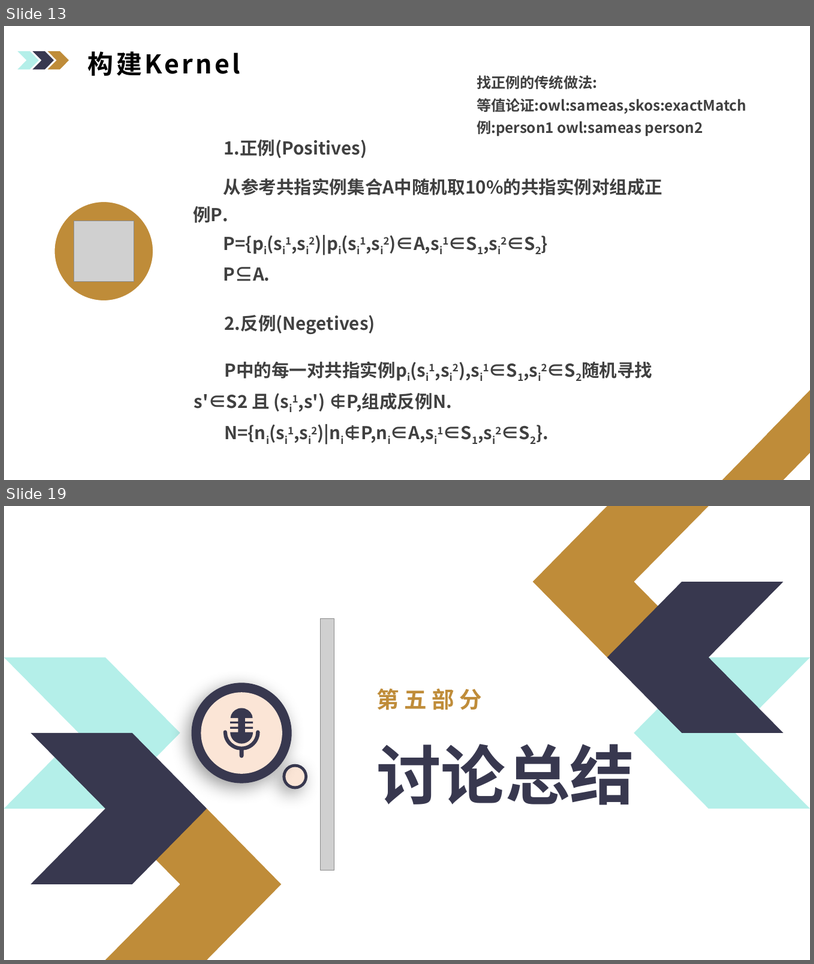
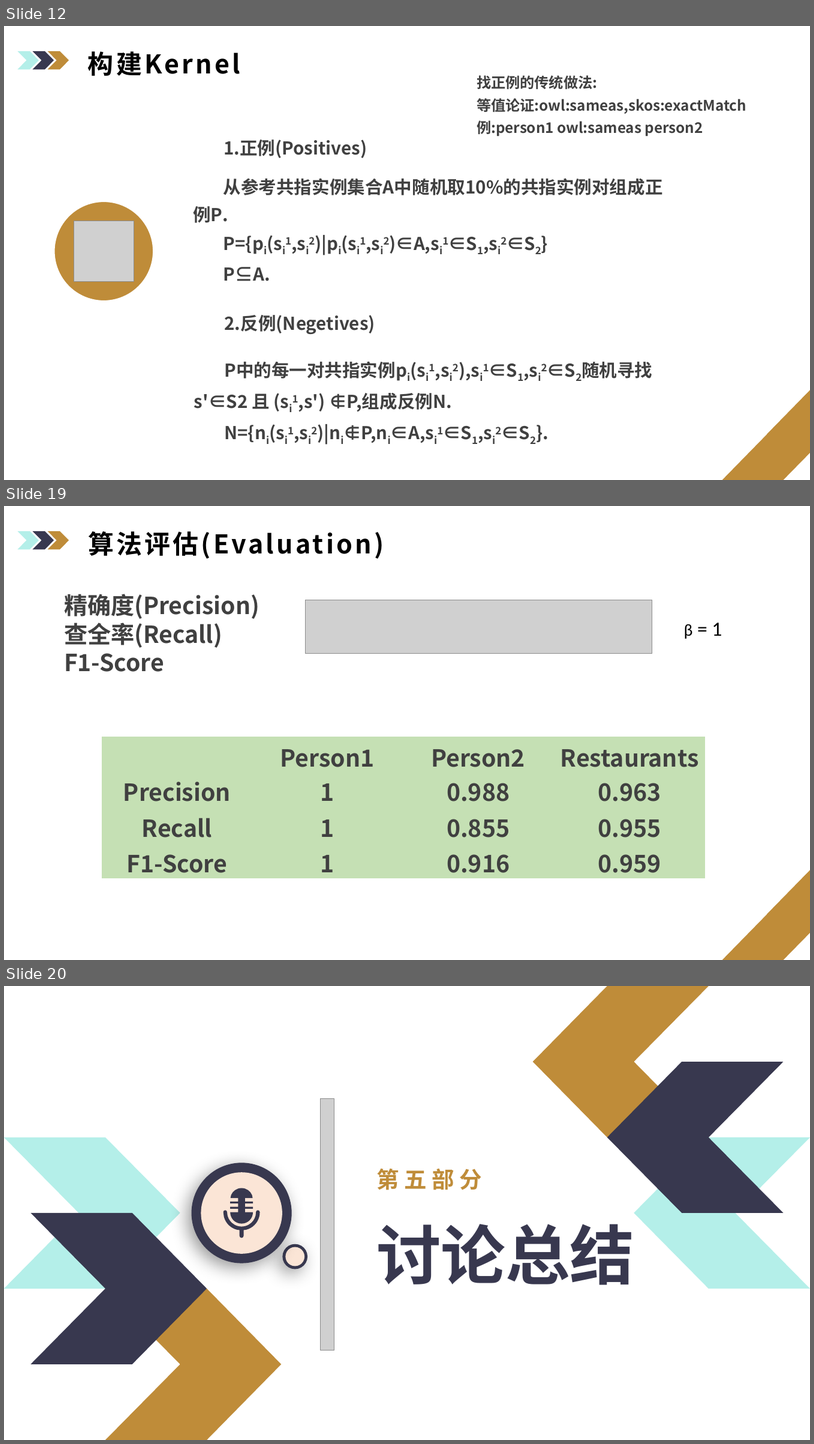
Before and after one commit to ciferlv/OAEI_IM, a slide deck: Luc.pptx. Shown one above the other, each under a label of ours: slides 13 and 19 before the commit, slides 12, 19 and 20 after it; the slides between them are not shown. The pictures are 814x964 and 814x1444 pixels, drawn with LibreOffice and Linux fonts; fonts in the diff are those of the drawing; grey boxes stand for pictures; background and template pictures are left out. Boxes give left, top, right and bottom in pixels: in the first picture for what was removed or moved away, otherwise in the second. Text is boxed around its words. In the diff, an @@ line names an element or a change of style, - is before the commit and + after.

```diff
--- a/Luc.pptx
+++ b/Luc.pptx
@@ slide 19 added at (4, 506, 810, 960), background picture (left out); not listed: 4 template elements that a slide beside it also shows @@
@@ text added at (88, 531, 384, 559), 30.7 pt, text #000000, bold @@
+算法评估(Evaluation)
@@ text added at (64, 594, 260, 672), 28 pt, text #404040, bold @@
+精确度(Precision)
+查全率(Recall)
+F1-Score
@@ picture added at (306, 600, 653, 654) @@
@@ text added at (684, 622, 722, 639), 24 pt, text #000000 @@
+β = 1
@@ table added at (101, 736, 706, 881), 4 rows, 4 columns @@
+ | Person1 | Person2 | Restaurants
+Precision | 1 | 0.988 | 0.963
+Recall | 1 | 0.855 | 0.955
+F1-Score | 1 | 0.916 | 0.959
@@ what was slide 13 is now slide 12 @@
@@ what was slide 19 is now slide 20 @@
```
Also in this commit, not shown: 10 slides changed, 4 other slides added, 3 slides removed, 5 other files.
